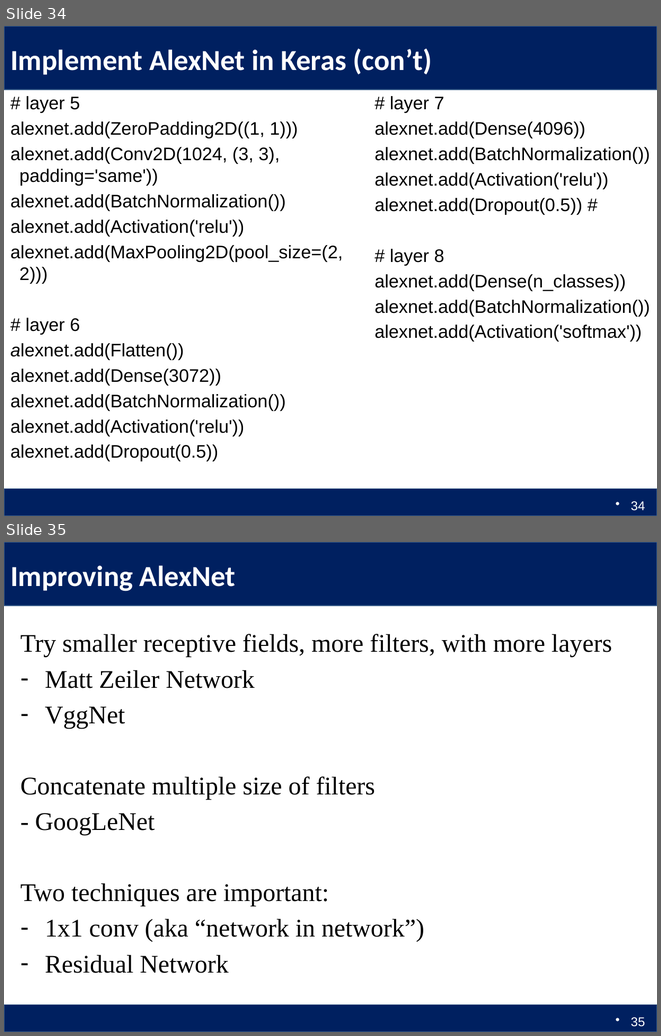
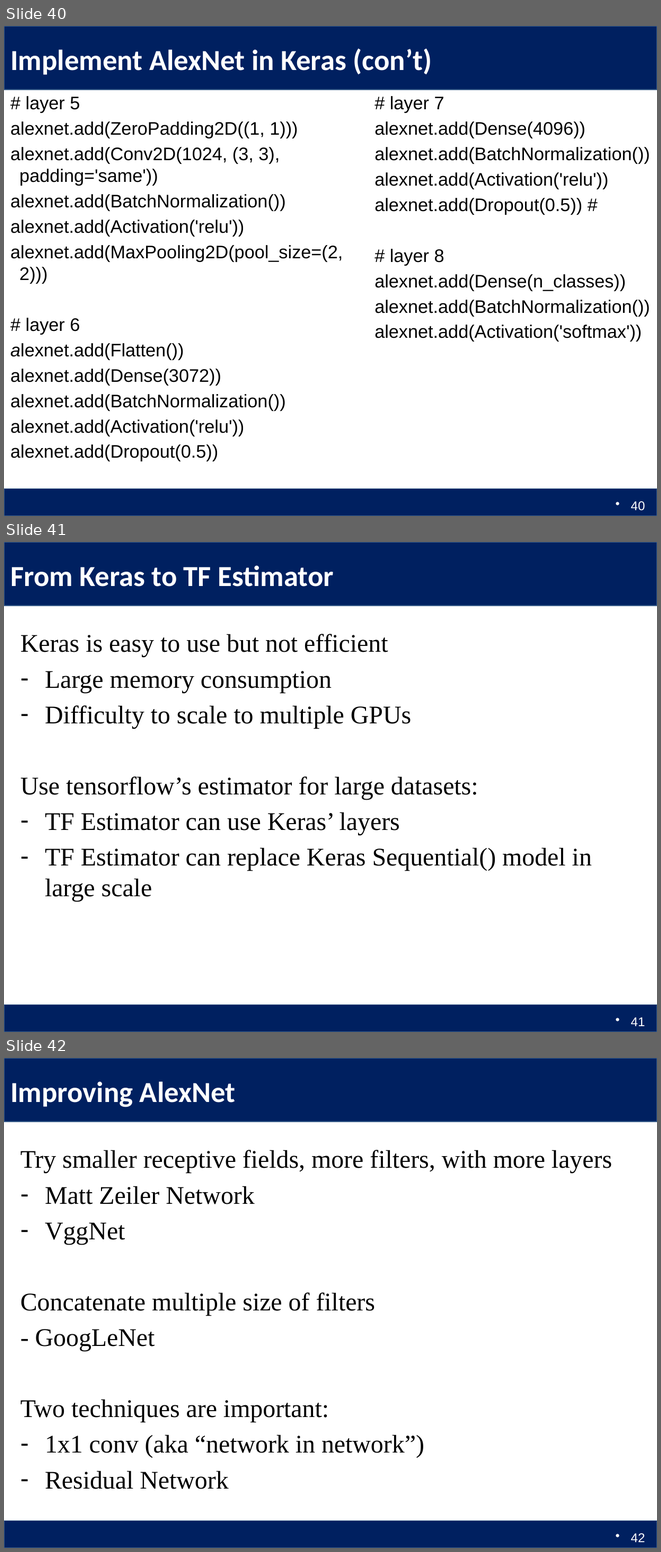
Before and after one commit to Columbia6894/Columbia6894.github.io, a slide deck: lecture/lecture5_llcao.pptx. Shown one above the other, each under a label of ours: slides 34 and 35 before the commit, slides 40, 41 and 42 after it. The pictures are 661x1036 and 661x1552 pixels, drawn with LibreOffice and Linux fonts; fonts in the diff are those of the drawing. Boxes give left, top, right and bottom in pixels: in the first picture for what was removed or moved away, otherwise in the second. Text is boxed around its words. In the diff, an @@ line names an element or a change of style, - is before the commit and + after.

```diff
--- a/lecture/lecture5_llcao.pptx
+++ b/lecture/lecture5_llcao.pptx
@@ slide 41 added at <box>4,542,657,1032</box>, background #FFFFFF; not listed: 2 template elements that a slide beside it also shows @@
@@ title added at <box>10,565,333,587</box>, 32 pt, text #FFFFFF, bold @@
+From Keras to TF Estimator
@@ text added at <box>20,634,592,901</box>, 28 pt, text #000000 @@
+Keras is easy to use but not efficient
+– Large memory consumption
+– Difficulty to scale to multiple GPUs
+Use tensorflow’s estimator for large datasets:
+– TF Estimator can use Keras’ layers
+– TF Estimator can replace Keras Sequential() model in large scale
@@ page number added at <box>631,1017,645,1026</box>, 14 pt, text #FFFFFF @@
+41
@@ what was slide 34 is now slide 40 @@
@@ page number at <box>631,501,645,510</box>: text changed @@
-34
+40
@@ what was slide 35 is now slide 42 @@
@@ page number at <box>631,1533,645,1542</box>: text changed @@
-35
+42
```
Also in this commit, not shown: 2 slides changed, 6 other slides added, 2 other files.
